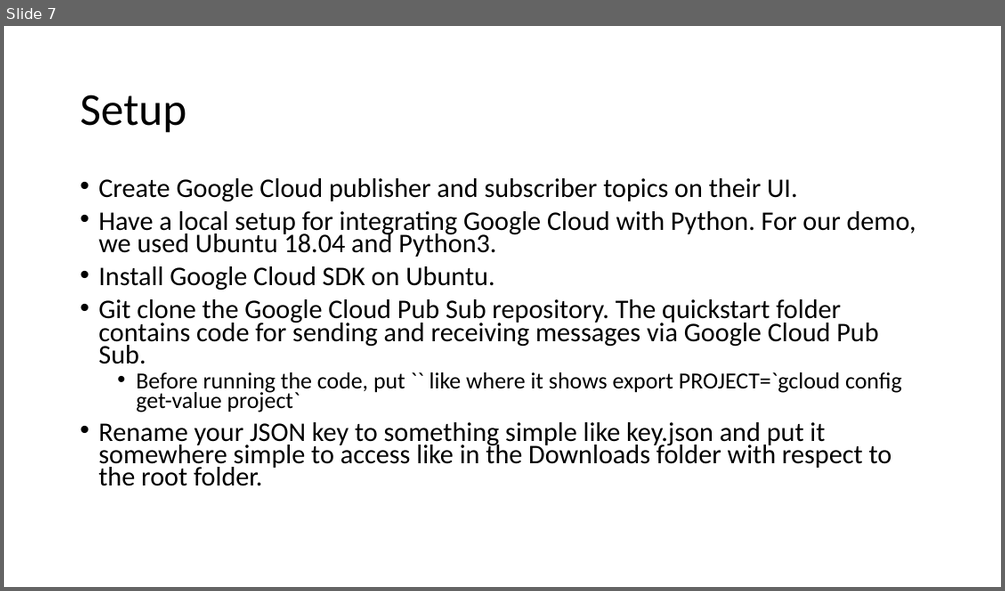
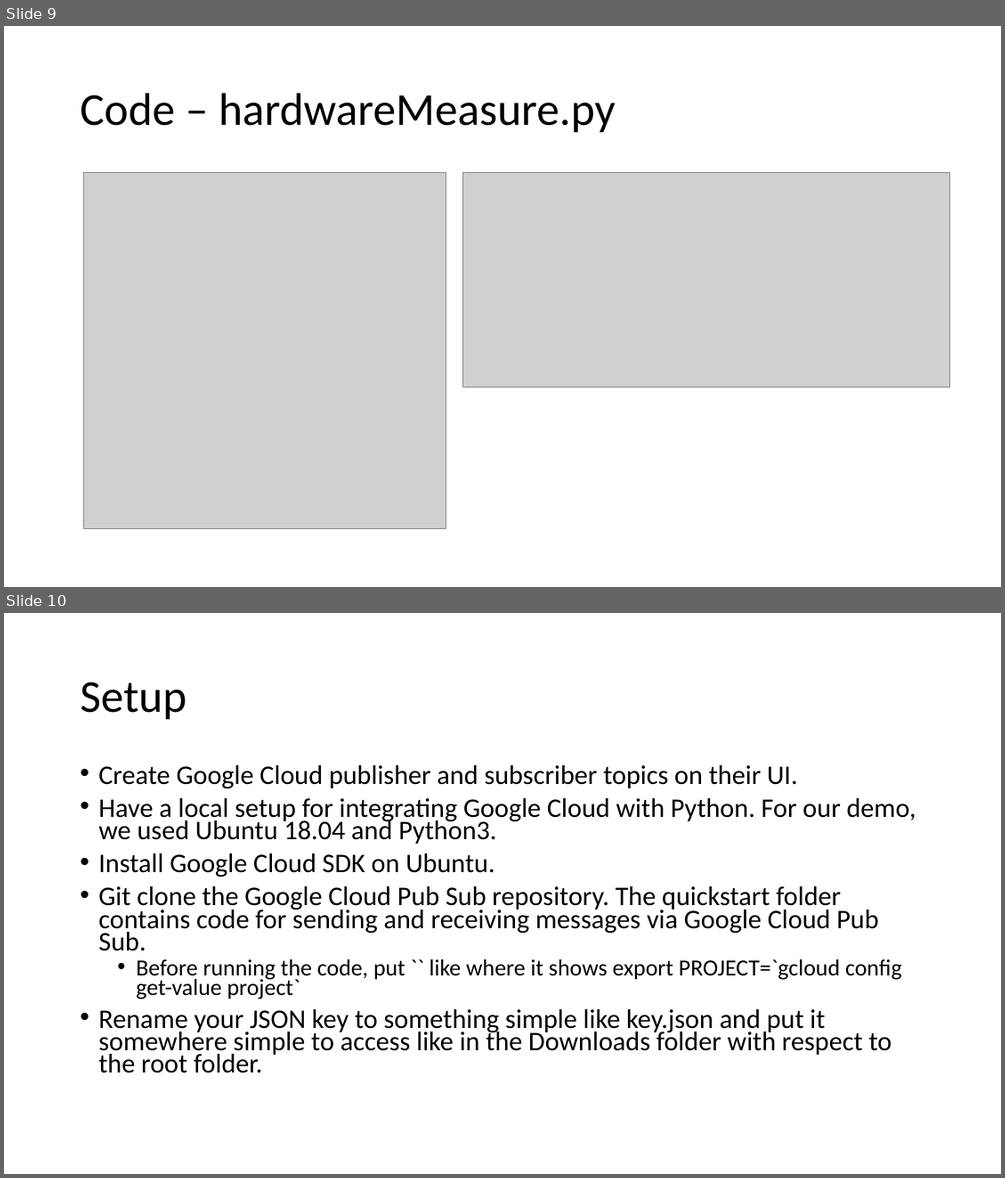
Before and after one commit to CS-6381/FinalProject, a slide deck: Messaging Systems & Message Queues/GoogleCloudPubSub/JamesVu_JordanSmith_BrantKyser/Documentation/CS 6381 Final Project_GoogleCloudPubSub.pptx. Shown one above the other, each under a label of ours: slide 7 before the commit, slides 9 and 10 after it. The pictures are 1005x591 and 1005x1178 pixels, drawn with LibreOffice and Linux fonts; fonts in the diff are those of the drawing; grey boxes stand for pictures. Boxes give left, top, right and bottom in pixels: in the first picture for what was removed or moved away, otherwise in the second. Text is boxed around its words. In the diff, an @@ line names an element or a change of style, - is before the commit and + after.

```diff
--- a/Messaging Systems & Message Queues/GoogleCloudPubSub/JamesVu_JordanSmith_BrantKyser/Documentation/CS 6381 Final Project_GoogleCloudPubSub.pptx
+++ b/Messaging Systems & Message Queues/GoogleCloudPubSub/JamesVu_JordanSmith_BrantKyser/Documentation/CS 6381 Final Project_GoogleCloudPubSub.pptx
@@ slide 9 added at (4,26,1001,587), background #FFFFFF @@
@@ title added at (80,93,615,133), 44 pt, text #000000 @@
+Code – hardwareMeasure.py
@@ picture added at (84,173,446,529) @@
@@ picture added at (462,173,950,386) @@
@@ what was slide 7 is now slide 10 @@
```
Also in this commit, not shown: 1 slide changed, 2 other slides added, 1 other file.
